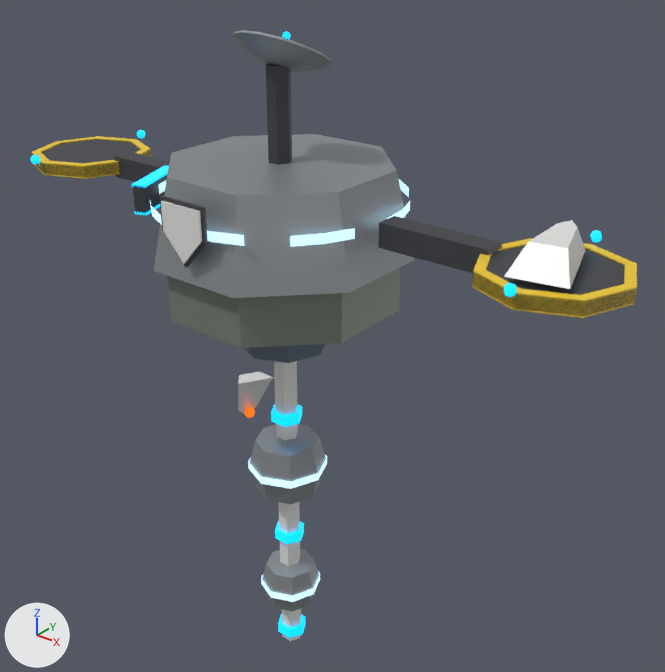
What one commit did to the glTF model godot/assets/stations/trade_post.glb.
Both versions are drawn from a 50 mm lens placed at (1.62, -1.8, 1.31), pointed at (0.08, 0.13, 0.12). The axes (+X, +Y, +Z) are drawn at lower left. The lights are the same throughout. The first picture is the older version. Vertices at exactly the same position are counted once.

Names of what the first picture shows: 'trade_post'.
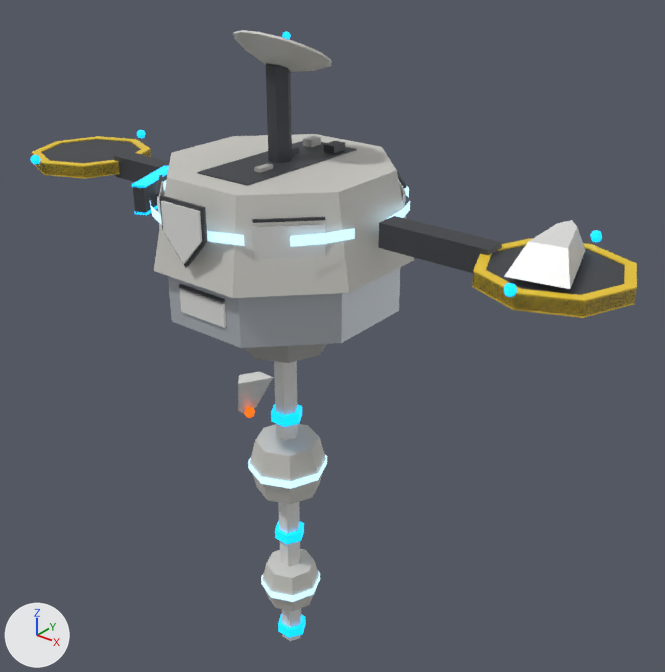
What the commit changed:
Material 'ShipPanel' (mat_shippanel) is new.
Its base color is (0.46, 0.46, 0.44) (grey #b5b5b1).
Its metallic is 0.2.
Its roughness is 0.58.
Material 'ShipArmor' (mat_shiparmor) is new.
Its base color is (0.5, 0.54, 0.58) (light grey #bcc2c8).
Its metallic is 0.3.
Material 'ShipHull' (mat_shiphull) is new.
Its base color is (0.64, 0.63, 0.59) (light grey #d1d0ca).
Its metallic is 0.15.
Its roughness is 0.58.
me_trade_post is used by ob_trade_post; location (0.0, 0.0, 0.0).
me_trade_post had 633 vertices, 1048 faces and spanned x -1.0..1.0, y -0.36..0.36, z -1.0..1.0.
me_trade_post now has 809 vertices, 1312 faces and spans x -1.0..1.0, y -0.36..0.36, z -1.0..1.0.
me_trade_post part 1: a new loose piece, a box spanning x -0.088..0.088, y -0.2124..0.2277, z 0.6569..0.6624, in mat_hulldark (dark grey #4d5055).
me_trade_post part 2: a new loose piece, a box spanning x -0.061..-0.012, y 0.056..0.099, z 0.663..0.676, in mat_hulldark (dark grey #4d5055).
me_trade_post part 3: a new loose piece, a box spanning x 0.036..0.071, y 0.147..0.198, z 0.663..0.683, in mat_hulldark (dark grey #4d5055).
me_trade_post part 4: a new loose piece, a box spanning x -0.0798..0.0798, y -0.3112..-0.3035, z 0.3781..0.3847, in mat_hulldark (dark grey #4d5055).
me_trade_post part 5: a new loose piece, a box spanning x -0.0798..0.0798, y -0.3096..-0.303, z 0.3075..0.3722, in mat_accent (white #e7e7e5).
me_trade_post part 6: a new loose piece, a box spanning x 0.022..0.044, y -0.118..-0.069, z 0.663..0.673, in mat_shippanel (grey #b5b5b1).
me_trade_post part 7: a new loose piece, a box spanning x -0.048..-0.018, y 0.158..0.201, z 0.663..0.683, in mat_shippanel (grey #b5b5b1).
Part 8, on me_trade_post:
32 faces are deleted.
48 vertices are added at x -0.29..0.29, y -0.29..0.3, z 0.49..0.61.
16 new vertices lie (0.0, 0.0, 0.1) away from vertices in x -0.29..0.29, y -0.28..0.3, z 0.49.
64 new faces join them, mat_hulldark (dark grey #4d5055).
64 new faces join them, mat_accent (white #e7e7e5).
me_trade_post part 9: 292 faces spanning x -0.35..0.35, y -0.34..0.35, z -0.85..1.0 switch from mat_hull (grey #9ba0a4) to mat_shiphull (light grey #d1d0ca).
me_trade_post part 10: 28 faces spanning x -0.31..0.31, y -0.3..0.32, z 0.26..0.42 switch from mat_armor (grey #848b81) to mat_shiparmor (light grey #bcc2c8).
me_trade_post part 11: 24 faces spanning x -0.2..0.2, y -0.19..0.21, z 0.05..0.26 switch from mat_steel (greyish blue #768495) to mat_shippanel (grey #b5b5b1).
Other edits to the shape of me_trade_post do not show in these pictures.

Boxes (x1, y1, x2, y2) around the edits, measured in the pictures (665 x 672 px):
part 1 of me_trade_post, added
    after: (197, 141, 357, 186)
part 2 of me_trade_post, added (mostly hidden)
    after: (292, 146, 299, 154)
part 3 of me_trade_post, added
    after: (324, 141, 345, 153)
part 4 of me_trade_post, added
    after: (179, 284, 225, 303)
part 5 of me_trade_post, added
    after: (179, 288, 226, 328)
part 6 of me_trade_post, added
    after: (254, 163, 273, 173)
part 7 of me_trade_post, added
    after: (303, 136, 321, 147)
part 8 of me_trade_post, built on
    before: (160, 195, 208, 268)
    after: (156, 171, 407, 268)
part 9 of me_trade_post, recoloured (grey to light grey)
    both: (154, 30, 414, 611)
part 10 of me_trade_post, recoloured (grey to light grey)
    both: (168, 268, 400, 348)
part 11 of me_trade_post, recoloured (greyish blue to grey)
    both: (244, 344, 327, 363)
